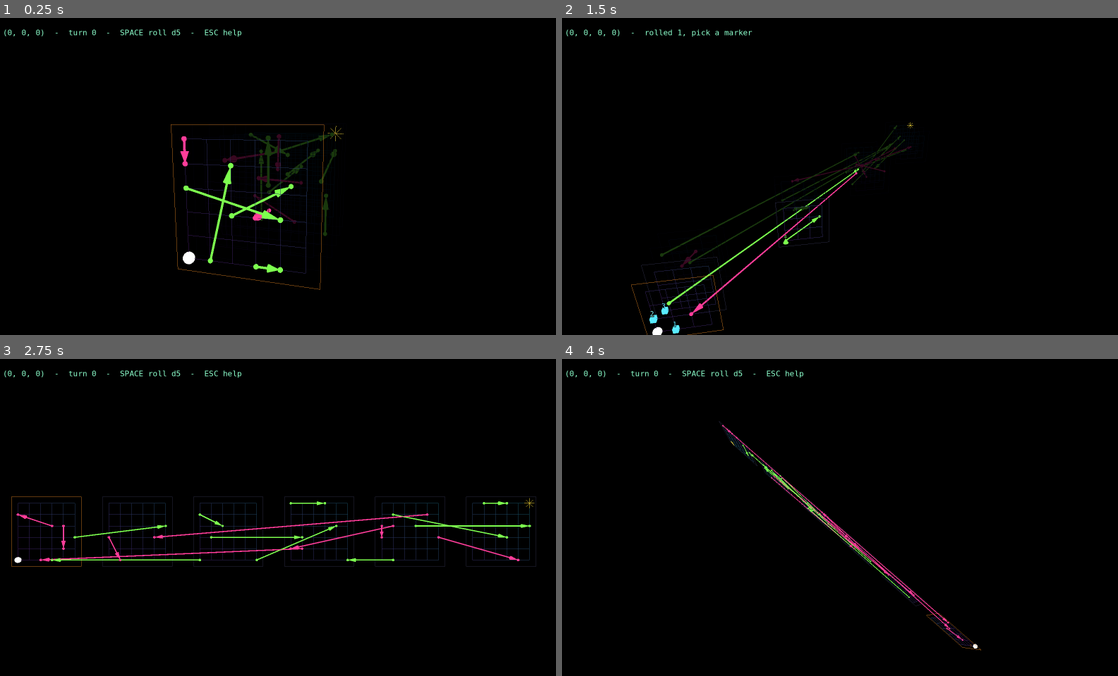
Above: before the commit, frames 1-4 (two rows, left to right).
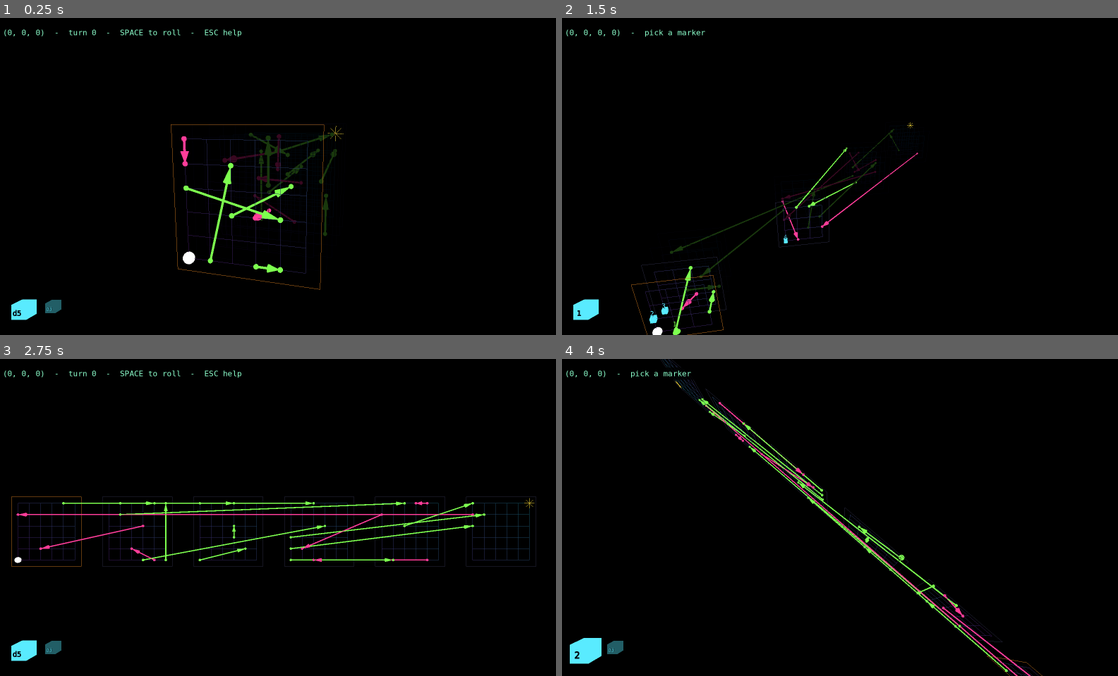
Above: after the commit, the same moments.

Repository: SamTech37/snakes-and-ladder-Ndim
Game: Godot game, scene res://src/main/main.tscn
Two runs of this game, one before a commit and one after it. Both use one fixed random seed, a clock stepped at 60 frames per second and the inputs below.
Inputs (mouse positions are in pixels of both pictures, inside the frame that each line leads up to):
- Up to frame 1 (0.25 s): no input
- Up to frame 2 (1.5 s): tap Enter (ui_accept) at 0.5, 0.77 s; move the mouse to (962, 160) at 0.52 s; hold D 0.53-1.25 s; tap R at 0.6 s; click (962, 160) at 0.67 s; drag from (723, 192) to (806, 239) at 1.27 s
- Up to frame 3 (2.75 s): tap Enter (ui_accept) at 2 s; move the mouse to (328, 447) at 2.02 s; hold D from 2.03 s (still down); tap Tab at 2.1 s; click (328, 447) at 2.17 s; tap R at 2.3 s
- Up to frame 4 (4 s): release D at 2.75 s; drag from (806, 580) to (667, 469) at 2.77 s; tap Enter (ui_accept) at 3.5, 3.77 s; move the mouse to (1006, 565) at 3.52 s; tap M at 3.6 s; click (1006, 565) at 3.67 s; tap R at 3.8 s

The runs differ from the first frame. In frame 1, 0.4% of the frame differs, in the area x 2-33%, y 3-96%; in frame 2, 2.6%; in frame 3, 3.5%; in frame 4, 4.1%, in the area x 1-87%, y 0-100%.

Commit message:
feat: the dice are objects now, and a roll reads as a move rather than a hit
Four things were wrong and all four were the same thing: the game asked you to
read it.

The kit was a line of HUD text, so nobody knew there were two dice. The reroll
was an invisible counter spent with a key nobody would guess. Restart was a bare
R sitting beside every key you actually use. And the roll popped a number over
the player's head with a descending noise burst, which reads as the board
hitting them rather than a move they just chose.

src/dice/tray.gd hangs off the camera, holding the bottom-left corner through
any orbit or zoom at a constant screen size. The kit IS two dice - picked one
bright and forward, the other dim and back. A reroll IS a spare die beside them,
and it kicks as it arrives so the way out announces itself at the moment it is
needed. Click a die to pick it up, click a spare to spend it; the number keys
and X still work. Hit-testing is unproject_position and a pixel radius, because
two boxes do not need a physics subsystem to say where they are on screen, and a
click only counts if it moved less than 6px since the same button orbits.

The rolled number now lands on the die that was thrown, which tumbles and comes
up on it. The roll sound rises instead of falling. board_view.roll_pop is gone
and so is the noise generator it used.

Restart moved to SHIFT+R. The status line is down to where you are and what the
board wants next - the die, the roll and the spares are all objects now.

test_board, test_play and odds pass; test_readable still reports 0.0% at both
home angles.

Co-Authored-By: Claude Opus 5 <noreply@anthropic.com>

Diff:
--- a/src/autoload/audio.gd
+++ b/src/autoload/audio.gd
@@ -26,7 +26,10 @@
 func _ready() -> void:
 	# Fast attack, hard decay: a flat-vector board should not have soft edges.
 	bank = {
-		"roll": _noise(0.13, 0.5),
+		# Rising, not a noise burst falling away: a roll is the player acting, and a
+		# descending crunch made it sound like the board hitting them back.
+		"roll": _tone(300.0, 900.0, 0.15, "square", 0.008),
+		"pick": _tone(520.0, 620.0, 0.05, "square"),
 		"hop": _tone(660.0, 990.0, 0.09, "square"),
 		"ladder": _tone(440.0, 1320.0, 0.28, "saw", 0.004),
 		"snake": _tone(700.0, 150.0, 0.38, "saw", 0.006),
@@ -79,22 +82,6 @@
 		if detune > 0.0:
 			s = (s + _wave(phase2, wave)) * 0.5
 		data.encode_s16(i * 2, int(clampf(s * _env(u), -1.0, 1.0) * 32767.0))
-	return _wav(data)
-
-
-## Filtered-ish noise for the die. A pitch sweep says "a thing moved"; a burst says
-## "something was shaken", which is what a roll is.
-func _noise(secs: float, tone: float) -> AudioStreamWAV:
-	var n := int(RATE * secs)
-	var data := PackedByteArray()
-	data.resize(n * 2)
-	var last := 0.0
-	for i in n:
-		var u := float(i) / float(n)
-		# One-pole lowpass on white noise: cheaper than a filter node and this is a
-		# 3000-sample buffer, not a signal chain.
-		last = lerpf(last, randf() * 2.0 - 1.0, tone)
-		data.encode_s16(i * 2, int(clampf(last * _env(u), -1.0, 1.0) * 32767.0))
 	return _wav(data)
 
 
--- a/src/board/board_view.gd
+++ b/src/board/board_view.gd
@@ -139,30 +139,6 @@
 ## already draws there, thrown outward.
 func win_burst() -> void:
 	_flash(Board.goal_coords(size), Pal.C_GOAL, "star", 0.9)
-
-
-## The rolled number, at the player, rising and fading. The HUD says it too, but the
-## HUD is not where you are looking when you are looking at the board.
-func roll_pop(n: int, c: PackedInt32Array) -> void:
-	if not fx:
-		return
-	var l := Label3D.new()
-	l.text = str(n)
-	l.font = LABEL_FONT
-	l.font_size = 64
-	l.pixel_size = 0.007
-	l.billboard = BaseMaterial3D.BILLBOARD_ENABLED
-	l.no_depth_test = true
-	l.modulate = Pal.C_HERE
-	# Its own child, not one of DebugLabels': those are cleared on every redraw.
-	l.position = world(c) + Vector3(0.0, 0.5, 0.0)
-	add_child(l)
-	var t := create_tween()
-	t.set_parallel()
-	t.tween_property(l, "position", l.position + Vector3(0.0, 0.9, 0.0), 0.7) \
-		.set_trans(Tween.TRANS_CUBIC).set_ease(Tween.EASE_OUT)
-	t.tween_property(l, "modulate:a", 0.0, 0.7).set_delay(0.2)
-	t.chain().tween_callback(l.queue_free)
 
 
 ## An effect is a cell, a color and a 0..1 clock. It is drawn with the board rather
--- /dev/null
+++ b/src/dice/tray.gd
@@ -0,0 +1,141 @@
+extends Node3D
+
+## The dice, as objects. Parented to the camera so they hold the bottom-left corner of
+## the frame through any orbit or zoom.
+##
+## This exists because the kit was a line of text: two dice you could only find by
+## reading the HUD, and a reroll that was an invisible counter spent with a key nobody
+## would guess. Here the kit is two dice -- the picked one bright and forward, the
+## other dim and back -- and a reroll is a spare die sitting beside them. Nothing to
+## read: you pick a die by clicking it, and you spend a spare by clicking a spare.
+
+const Pal = preload("res://src/palette.gd")
+
+## Distance in front of the camera. Fixed, so the tray keeps its size on screen no
+## matter how far the fit pulls the camera back.
+const DEPTH := 4.0
+
+## How many spares can be shown at once. Past this the count is a number nobody counts
+## anyway, and the row would run into the middle of the screen.
+const MAX_SPARES := 5
+
+## Clicks land within this many pixels of a die's centre.
+const HIT_PX := 34.0
+
+@onready var cam: Camera3D = get_parent()
+@onready var dice: Array[Node3D] = [$Die0, $Die1]
+@onready var spares: Node3D = $Spares
+
+var picked := 0
+var spare_count := 0
+var anim := true
+
+
+func _ready() -> void:
+	# One spare is authored; the rest are copies of it. Five hand-placed boxes in the
+	# scene would say nothing the first one does not.
+	var first: Node3D = spares.get_child(0)
+	for i in range(1, MAX_SPARES):
+		var s := first.duplicate()
+		s.position = Vector3(0.17 * i, 0.0, 0.0)
+		spares.add_child(s)
+	for s in spares.get_children():
+		s.material_override = _mat(Pal.C_HERE)
+		s.visible = false
+	get_viewport().size_changed.connect(_layout)
+	_layout()
+
+
+## Bottom-left of whatever the viewport is now, computed from the camera's own frustum
+## rather than a position guessed once against one window size.
+func _layout() -> void:
+	var half_h := tan(deg_to_rad(cam.fov) * 0.5) * DEPTH
+	var half_w := half_h * get_viewport().get_visible_rect().size.aspect()
+	position = Vector3(-half_w + 0.42, -half_h + 0.32, -DEPTH)
+
+
+## Shows the kit. A board with one die shows one die.
+func set_kit(kit: PackedInt32Array, sel: int) -> void:
+	picked = sel
+	for i in dice.size():
+		var d: Node3D = dice[i]
+		d.visible = i < kit.size()
+		if not d.visible:
+			continue
+		var on := i == picked
+		d.position = Vector3(0.28 * i, 0.0, 0.05 if on else -0.04)
+		d.scale = Vector3.ONE * (1.0 if on else 0.68)
+		var c: Color = Pal.C_MOVE if on else Pal.C_MOVE * 0.4
+		d.material_override = _mat(c)
+		var face: Label3D = d.get_node("Face")
+		face.text = "d%d" % kit[i]
+		# Ink on the lit face, the face's own color on the dim one -- either way the
+		# number reads against what is behind it.
+		face.modulate = Pal.C_DIE_INK if on else Pal.C_MOVE
+
+
+## Spare dice are the rerolls. The count is the number of objects on the tray.
+func set_spares(n: int) -> void:
+	spare_count = n
+	var kids := spares.get_children()
+	for i in kids.size():
+		kids[i].visible = i < n
+
+
+## Called when a roll traps the player and hands one over: the new spare arrives with a
+## kick, so the way out announces itself at the moment it is needed.
+func flash_spares() -> void:
+	if not anim or spare_count <= 0:
+		return
+	var s: Node3D = spares.get_child(mini(spare_count, MAX_SPARES) - 1)
+	s.scale = Vector3.ONE * 2.2
+	var t := create_tween()
+	t.tween_property(s, "scale", Vector3.ONE, 0.35) \
+		.set_trans(Tween.TRANS_BACK).set_ease(Tween.EASE_OUT)
+
+
+## The die turns over and comes up on a number. The result belongs on the die that was
+## thrown, not floating over the player -- a number landing on the player's head reads
+## as something being done *to* them.
+func roll_to(n: int) -> void:
+	var d: Node3D = dice[picked]
+	var face: Label3D = d.get_node("Face")
+	if not anim:
+		face.text = str(n)
+		return
+	face.visible = false
+	var t := create_tween()
+	t.tween_property(d, "rotation", d.rotation + Vector3(TAU * 2.0, TAU * 1.5, 0.0), 0.42) \
+		.set_trans(Tween.TRANS_CUBIC).set_ease(Tween.EASE_OUT)
+	t.tween_callback(func():
+			d.rotation = Vector3.ZERO
+			face.text = str(n)
+			face.visible = true)
+	# A small kick on landing, so the number arrives with the die rather than after it.
+	t.tween_property(d, "scale", Vector3.ONE * 1.25, 0.06)
+	t.tween_property(d, "scale", Vector3.ONE, 0.12).set_trans(Tween.TRANS_BACK)
+
+
+## Which die is under a screen position, or -1. Distance in pixels rather than a
+## collision shape: these are two boxes, and a physics body for each would be a whole
+## subsystem to answer a question `unproject_position` already answers.
+func die_at(pos: Vector2) -> int:
+	for i in dice.size():
+		var d: Node3D = dice[i]
+		if d.visible and cam.unproject_position(d.global_position).distance_to(pos) < HIT_PX:
+			return i
+	return -1
+
+
+func spare_at(pos: Vector2) -> bool:
+	for s in spares.get_children():
+		if s.visible and cam.unproject_position(s.global_position).distance_to(pos) < HIT_PX * 0.6:
+			return true
+	return false
+
+
+func _mat(c: Color) -> StandardMaterial3D:
+	var m := StandardMaterial3D.new()
+	m.shading_mode = BaseMaterial3D.SHADING_MODE_UNSHADED
+	m.albedo_color = c
+	return m
--- a/src/hud/hud.gd
+++ b/src/hud/hud.gd
@@ -30,18 +30,18 @@
 
 func _status(s: Dictionary) -> void:
 	if s["won"]:
-		status.text = "WIN in %d turns  -  R restart" % s["turns"]
+		status.text = "WIN in %d turns  -  SHIFT+R restart" % s["turns"]
 		return
 	var here := "(%s)" % ", ".join(Array(s["coords"]).map(func(v): return str(v)))
-	var tail := "" if s["rerolls"] == 0 else "  -  X reroll x%d" % s["rerolls"]
+	# The die, the roll and the spares are all objects on the tray now, so the line
+	# says only what the tray cannot: where you are, and what the board wants next.
 	if s["roll"] == 0:
-		status.text = "%s  -  turn %d  -  SPACE roll d%d%s  -  ESC help" \
-				% [here, s["turns"], s["faces"], tail]
+		status.text = "%s  -  turn %d  -  SPACE to roll  -  ESC help" % [here, s["turns"]]
 		return
 	if s["moves"].is_empty():
-		status.text = "%s  -  rolled %d, nothing legal%s" % [here, s["roll"], tail]
+		status.text = "%s  -  nothing legal from here" % here
 		return
-	status.text = "%s  -  rolled %d, pick a marker%s" % [here, s["roll"], tail]
+	status.text = "%s  -  pick a marker" % here
 
 
 func _moves(s: Dictionary) -> String:
--- a/src/main/main.gd
+++ b/src/main/main.gd
@@ -25,6 +25,7 @@
 @onready var ghosts: Node3D = $Ghosts
 @onready var player: MeshInstance3D = $Player
 @onready var hud: CanvasLayer = $HUD
+@onready var tray: Node3D = $CamRig/Camera3D/Tray
 
 var coords := PackedInt32Array()
 var links := {}
@@ -51,6 +52,10 @@
 var dragging := false
 var panning := false
 
+## Where the left button went down, so a click can be told from a drag: the same
+## button orbits the camera and picks up a die.
+var press_at := Vector2.ZERO
+
 
 func _ready() -> void:
 	# Everything each part needs from another is wired here, once, rather than left to
@@ -60,6 +65,7 @@
 	rig.hud = hud
 	ghosts.board = view3d
 	view3d.fx = anim
+	tray.anim = anim
 
 	# SNL_SEED pins the board so two runs render the same thing — without it a
 	# screenshot can't be compared against the one before it.
@@ -87,6 +93,7 @@
 	ghosts.clear()
 	_redraw()
 	rig.fit()
+	_refresh_tray()
 	_refresh_hud()
 
 
@@ -103,6 +110,13 @@
 		"rerolls": rerolls,
 		"mode": "SPREAD" if view == View.SPREAD else "FOCUS",
 	})
+
+
+## The tray is the kit and the rerolls, as objects. Everything the HUD used to spell
+## out in words is one of these.
+func _refresh_tray() -> void:
+	tray.set_kit(Rules.kit(size), die_index)
+	tray.set_spares(rerolls)
 
 
 ## Faces on the die currently selected.
@@ -190,10 +204,16 @@
 		turns += 1
 	moves = Board.legal_moves(coords, size, roll)
 	Audio.play("roll")
-	view3d.roll_pop(roll, coords)
-	if Rules.grants_reroll(moves, coords, size):
+	# The number comes up on the die that was thrown. It used to pop over the player,
+	# which reads as something landing *on* them rather than a move they just made.
+	tray.roll_to(roll)
+	var trapped := Rules.grants_reroll(moves, coords, size)
+	if trapped:
 		rerolls += 1
 		Audio.play("token")
+	_refresh_tray()
+	if trapped:
+		tray.flash_spares()
 	ghosts.show_moves(moves, links)
 	_redraw()
 	_refresh_hud()
@@ -205,7 +225,24 @@
 	if won or i >= Rules.kit(size).size():
 		return
 	die_index = i
-	_refresh_hud()
+	Audio.play("pick")
+	_refresh_tray()
+	_refresh_hud()
+
+
+## A click that did not drag. The tray is the only thing worth clicking: a die picks
+## it up, a spare spends it. Board cells stay on the number keys, which is what keeps
+## working when 5D offers ten directions.
+func _click(pos: Vector2) -> void:
+	if busy or won:
+		return
+	var i: int = tray.die_at(pos)
+	if i >= 0:
+		if moves.is_empty():
+			_pick_die(i)
+		return
+	if tray.spare_at(pos):
+		reroll()
 
 
 func choose(i: int) -> void:
@@ -277,6 +314,10 @@
 	if event is InputEventMouseButton:
 		if event.button_index == MOUSE_BUTTON_LEFT:
 			dragging = event.pressed
+			if event.pressed:
+				press_at = event.position
+			elif event.position.distance_to(press_at) < 6.0:
+				_click(event.position)
 		elif event.button_index == MOUSE_BUTTON_RIGHT:
 			panning = event.pressed
 		elif event.button_index == MOUSE_BUTTON_WHEEL_UP and event.pressed:
@@ -290,7 +331,9 @@
 	elif event is InputEventKey and event.pressed and not event.echo:
 		# ponytail: R, TAB and the number keys read raw keycodes rather than adding
 		# input actions to project.godot. "roll" reuses the built-in ui_accept.
-		if event.keycode == KEY_R:
+		# Shift, because a bare R sits next to every key you actually use and wipes the
+		# game you were playing.
+		if event.keycode == KEY_R and event.shift_pressed:
 			new_game()
 		elif event.keycode == KEY_ESCAPE:
 			hud.toggle_help()
--- a/src/main/main.tscn
+++ b/src/main/main.tscn
@@ -6,6 +6,7 @@
 [ext_resource type="Script" path="res://src/board/board_view.gd" id="4_board"]
 [ext_resource type="Script" path="res://src/ghost/ghosts.gd" id="5_ghosts"]
 [ext_resource type="Script" path="res://src/hud/hud.gd" id="6_hud"]
+[ext_resource type="Script" path="res://src/dice/tray.gd" id="7_tray"]
 
 [sub_resource type="Environment" id="Env_neon"]
 background_mode = 1
@@ -68,6 +69,12 @@
 radial_segments = 12
 rings = 6
 
+[sub_resource type="BoxMesh" id="Mesh_die"]
+size = Vector3(0.17, 0.17, 0.17)
+
+[sub_resource type="BoxMesh" id="Mesh_spare"]
+size = Vector3(0.09, 0.09, 0.09)
+
 [sub_resource type="SystemFont" id="Font_mono"]
 font_names = PackedStringArray("JetBrains Mono", "DejaVu Sans Mono", "Liberation Mono", "monospace")
 subpixel_positioning = 0
@@ -90,6 +97,39 @@
 
 [node name="Camera3D" type="Camera3D" parent="CamRig"]
 fov = 50.0
+
+[node name="Tray" type="Node3D" parent="CamRig/Camera3D"]
+script = ExtResource("7_tray")
+
+[node name="Die0" type="MeshInstance3D" parent="CamRig/Camera3D/Tray"]
+mesh = SubResource("Mesh_die")
+
+[node name="Face" type="Label3D" parent="CamRig/Camera3D/Tray/Die0"]
+transform = Transform3D(1, 0, 0, 0, 1, 0, 0, 0, 1, 0, 0, 0.11)
+pixel_size = 0.00085
+billboard = 1
+no_depth_test = true
+font = SubResource("Font_mono")
+font_size = 96
+text = "d6"
+
+[node name="Die1" type="MeshInstance3D" parent="CamRig/Camera3D/Tray"]
+mesh = SubResource("Mesh_die")
+
+[node name="Face" type="Label3D" parent="CamRig/Camera3D/Tray/Die1"]
+transform = Transform3D(1, 0, 0, 0, 1, 0, 0, 0, 1, 0, 0, 0.11)
+pixel_size = 0.00085
+billboard = 1
+no_depth_test = true
+font = SubResource("Font_mono")
+font_size = 96
+text = "d3"
+
+[node name="Spares" type="Node3D" parent="CamRig/Camera3D/Tray"]
+transform = Transform3D(1, 0, 0, 0, 1, 0, 0, 0, 1, 0.62, 0, 0)
+
+[node name="Spare" type="MeshInstance3D" parent="CamRig/Camera3D/Tray/Spares"]
+mesh = SubResource("Mesh_spare")
 
 [node name="Board" type="Node3D" parent="."]
 script = ExtResource("4_board")
@@ -168,7 +208,8 @@
 theme_override_styles/normal = SubResource("Box_hud")
 theme_override_font_sizes/font_size = 16
 text = "marker   cube plain   cone up LADDER   cone down SNAKE   diamond GOAL
-         a link's marker draws a line to where it drags you"
+         a link's marker draws a line to where it drags you
+tray     the bright die is the one you roll; the small ones are rerolls"
 
 [node name="Controls" type="Label" parent="HUD/Margin/Rows/Help"]
 layout_mode = 2
@@ -176,7 +217,8 @@
 theme_override_fonts/font = SubResource("Font_mono")
 theme_override_styles/normal = SubResource("Box_hud")
 theme_override_font_sizes/font_size = 16
-text = "SPACE  roll          number keys  pick a move, or pick the die between turns
-X      reroll        TAB  view        D  dimensions      C  recentre
-F3     debug         R    restart     ESC  close this
-drag orbit           right-drag pan   wheel zoom"
+text = "SPACE     roll the die you picked      click a die   pick it up
+number    pick a move                   click a spare  spend it
+TAB view    D dimensions   C recentre   M mute   F3 debug
+SHIFT+R restart            ESC close this
+drag orbit    right-drag pan    wheel zoom"
--- a/src/palette.gd
+++ b/src/palette.gd
@@ -26,8 +26,12 @@
 const C_LADDER := Color(0.49, 1.0, 0.31)
 const C_SNAKE := Color(1.0, 0.24, 0.60)
 const C_GOAL := Color(1.0, 0.89, 0.25)
-## A move that lands on plain floor. Matches the marker color authored in ghost.tscn.
+## A move that lands on plain floor. Matches the marker color authored in ghost.tscn,
+## and the dice on the tray: the same cyan says "this is yours to act with".
 const C_MOVE := Color(0.35, 0.92, 1.0)
+## Ink on a die's face. Near-black, because the face it sits on is at full brightness
+## and a bright number on a bright die is not a number at all.
+const C_DIE_INK := Color(0.03, 0.07, 0.10)
 
 ## Debug gizmo, one per lattice axis in AXIS_NAMES order: X Y Z W V U.
 const C_AXIS := [
--- a/tests/shot.gd
+++ b/tests/shot.gd
@@ -8,7 +8,7 @@
 ## Args, all optional: output path, board size, spread (0 stacked / 1 exploded), and
 ## "roll" to take a turn first so the numbered move markers are in frame. A fifth
 ## "yaw,pitch" argument overrides the default isometric angle. "debug" adds the axis
-## gizmo, "help" opens the ESC overlay.
+## gizmo, "help" opens the ESC overlay, "spares" puts rerolls on the tray.
 
 func _initialize() -> void:
 	_hide_window()
@@ -31,6 +31,9 @@
 	m.view3d.debug = args.has("debug")
 	if args.has("help"):
 		m.hud.toggle_help()
+	if args.has("spares"):
+		m.rerolls = 3
+		m._refresh_tray()
 	if args.size() > 3 and args[3] == "roll":
 		m.do_roll()
 	# Straight to the end state of the view rather than waiting on the tween.
Not shown, added: src/autoload/audio.gd.uid
Not shown, added: src/dice/tray.gd.uid
Not shown: 1 places in src/main/main.tscn that only renumber resources
Not shown, changed: CLAUDE.md
